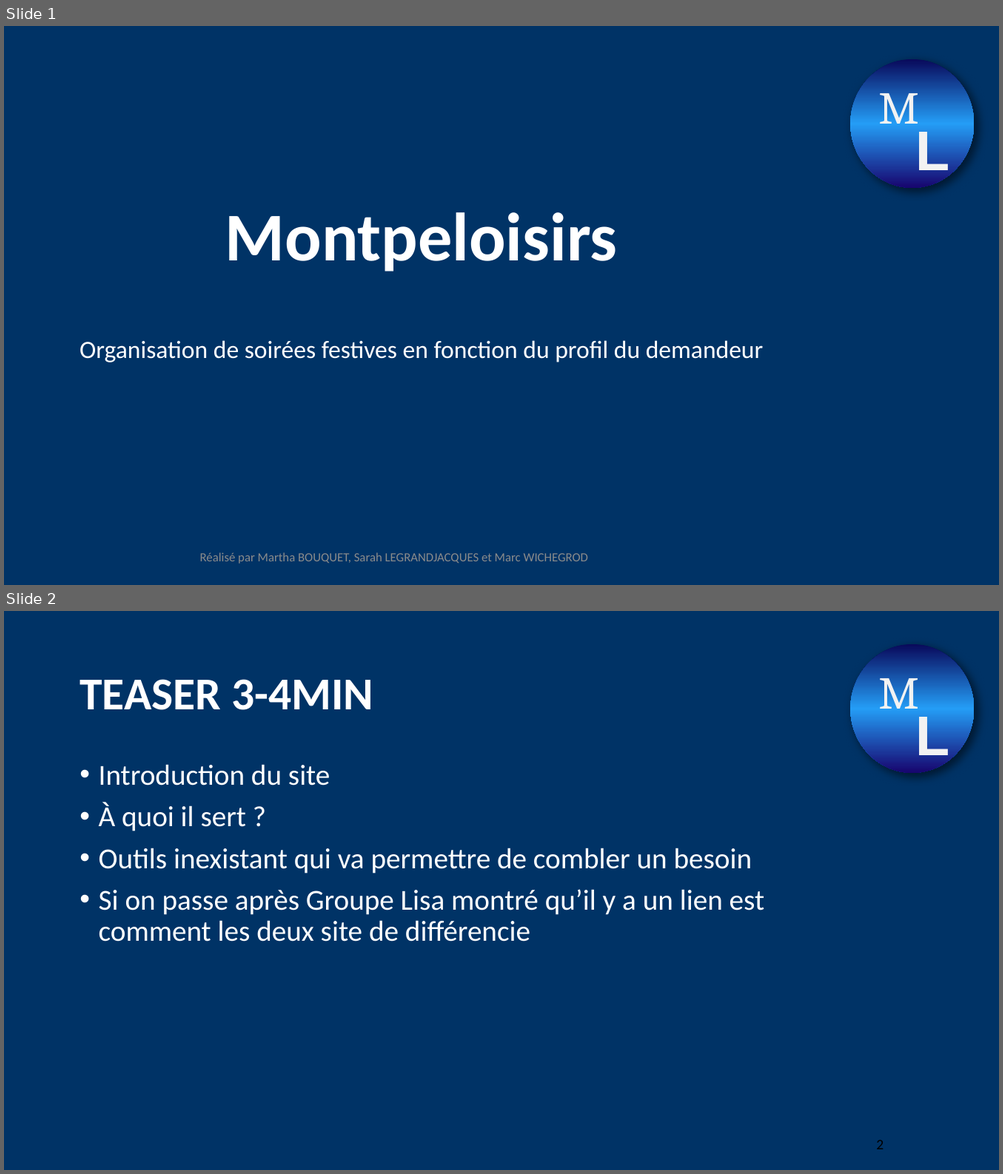
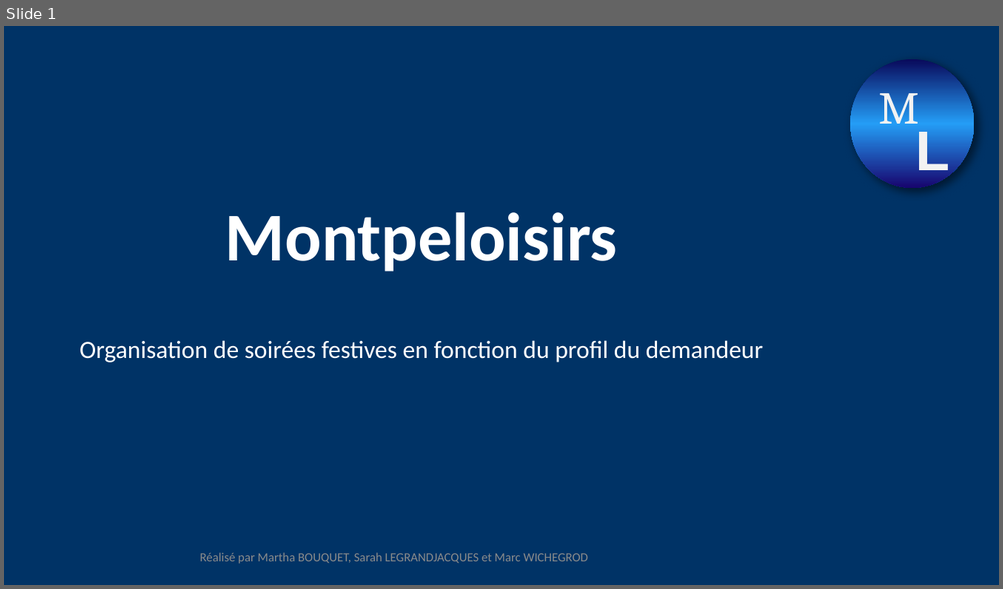
Before and after one commit to marc-wichegrod/montpeloisirs, a slide deck: Nouveau Présentation Microsoft PowerPoint.pptx. Shown one above the other, each under a label of ours: slides 1 and 2 before the commit, slide 1 after it. The pictures are 1003x1174 and 1003x589 pixels, drawn with LibreOffice and Linux fonts; fonts in the diff are those of the drawing; background and template pictures are left out. Boxes give left, top, right and bottom in pixels: in the first picture for what was removed or moved away, otherwise in the second. Text is boxed around its words. In the diff, an @@ line names an element or a change of style, - is before the commit and + after.

```diff
--- a/Nouveau Présentation Microsoft PowerPoint.pptx
+++ b/Nouveau Présentation Microsoft PowerPoint.pptx
@@ slide 2 removed at [4, 611, 999, 1170], background #003366; not listed: 3 template elements that a slide beside it also shows @@
@@ title removed at [79, 679, 373, 710] @@
-TEASER 3-4MIN
@@ text removed at [99, 764, 764, 942] @@
-• Introduction du site
-• À quoi il sert ?
-• Outils inexistant qui va permettre de combler un besoin
-• Si on passe après Groupe Lisa montré qu’il y a un lien est comment les deux site de différencie
@@ page number removed at [876, 1140, 883, 1150] @@
-2
```
Also in this commit, not shown: 7 slides added, 3 other slides removed.
